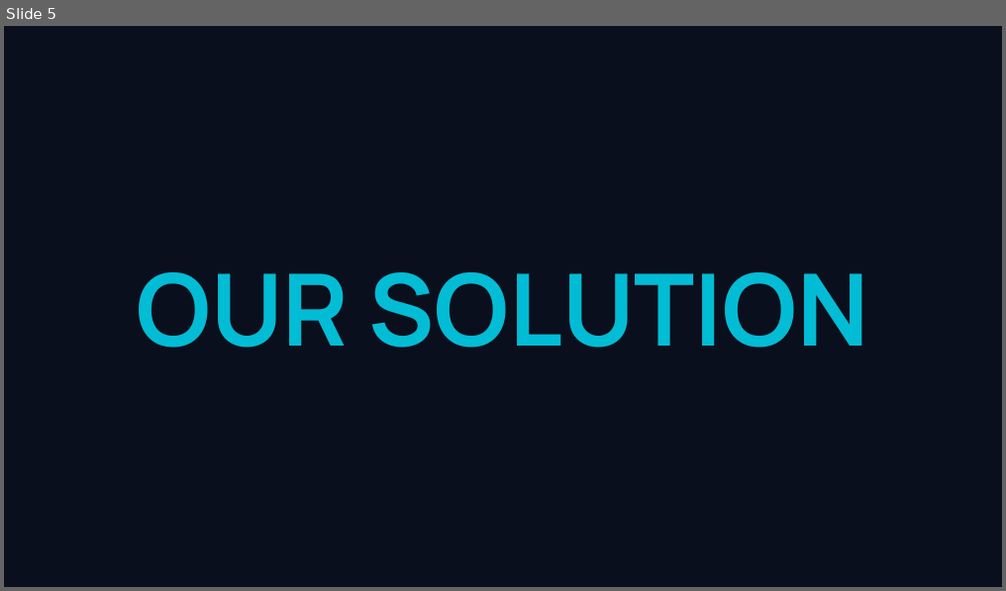
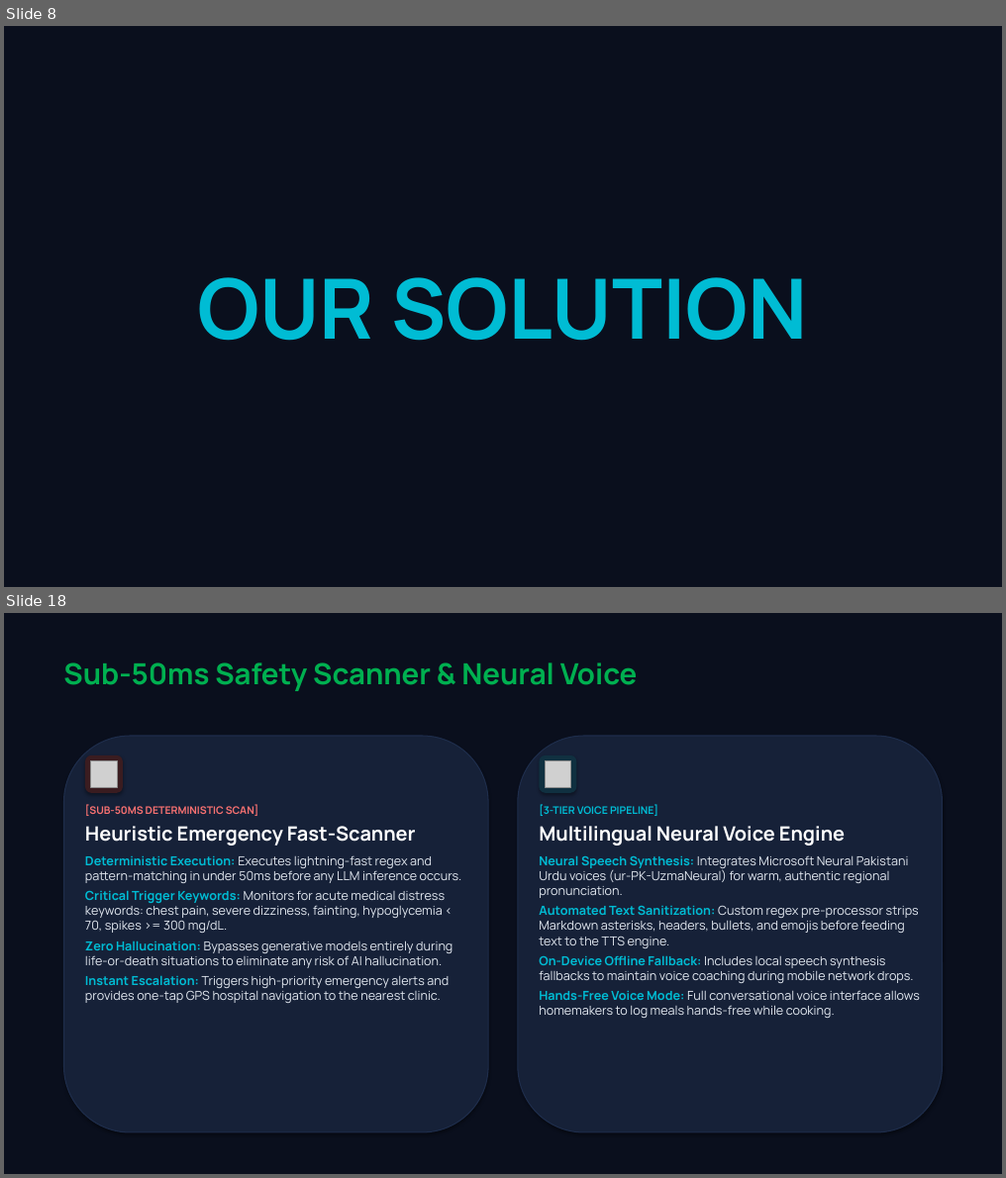
Before and after one commit to m-Affan55/NutriSense, a slide deck: docs/NutriSense_Hackathon_Presentation.pptx. Shown one above the other, each under a label of ours: slide 5 before the commit, slides 8 and 18 after it; the slides between them are not shown. The pictures are 1006x591 and 1006x1178 pixels, drawn with LibreOffice and Linux fonts; fonts in the diff are those of the drawing; grey boxes stand for pictures. Boxes give left, top, right and bottom in pixels: in the first picture for what was removed or moved away, otherwise in the second. Text is boxed around its words. In the diff, an @@ line names an element or a change of style, - is before the commit and + after.

```diff
--- a/docs/NutriSense_Hackathon_Presentation.pptx
+++ b/docs/NutriSense_Hackathon_Presentation.pptx
@@ slide 18 added at [4, 613, 1002, 1174], background #FFFFFF @@
@@ rectangle added at [4, 613, 1002, 1174], fill #0A0F1D @@
@@ text added at [63, 663, 638, 691], 28 pt, text #00B050, bold @@
+Sub-50ms Safety Scanner & Neural Voice
@@ rounded rectangle added at [63, 736, 488, 1133], fill #162138, outline #1E2D4B 1 pt @@
@@ rounded rectangle added at [85, 756, 122, 792], fill #3A1C20 @@
@@ rounded rectangle added at [518, 736, 943, 1133], fill #162138, outline #1E2D4B 1 pt @@
@@ rounded rectangle added at [540, 756, 576, 792], fill #103040 @@
@@ picture added at [91, 761, 117, 787] @@
@@ picture added at [545, 761, 570, 787] @@
@@ text added at [85, 805, 462, 1003], 12 pt, text #E2E8F0 @@
+[SUB-50MS DETERMINISTIC SCAN]
+Heuristic Emergency Fast-Scanner
+Deterministic Execution: Executes lightning-fast regex and pattern-matching in under 50ms before any LLM inference occurs.
+Critical Trigger Keywords: Monitors for acute medical distress keywords: chest pain, severe dizziness, fainting, hypoglycemia < 70, spikes >= 300 mg/dL.
+Zero Hallucination: Bypasses generative models entirely during life-or-death situations to eliminate any risk of AI hallucination.
+Instant Escalation: Triggers high-priority emergency alerts and provides one-tap GPS hospital navigation to the nearest clinic.
@@ text added at [539, 805, 920, 1018], 12 pt, text #E2E8F0 @@
+[3-TIER VOICE PIPELINE]
+Multilingual Neural Voice Engine
+Neural Speech Synthesis: Integrates Microsoft Neural Pakistani Urdu voices (ur-PK-UzmaNeural) for warm, authentic regional pronunciation.
+Automated Text Sanitization: Custom regex pre-processor strips Markdown asterisks, headers, bullets, and emojis before feeding text to the TTS engine.
+On-Device Offline Fallback: Includes local speech synthesis fallbacks to maintain voice coaching during mobile network drops.
+Hands-Free Voice Mode: Full conversational voice interface allows homemakers to log meals hands-free while cooking.
@@ what was slide 5 is now slide 8 @@
@@ slide 8 changed as well @@
@@ text "OUR SOLUTION": place and size @@
-text "OUR SOLUTION" at [137, 273, 869, 348]
+text "OUR SOLUTION" at [197, 277, 808, 341]
@@ text "OUR SOLUTION" at [197, 277, 808, 341]: size 96 to 80 pt; more space between paragraphs @@
```
Also in this commit, not shown: 4 other slides changed, 18 other slides added, 11 slides removed, 6 other files.
